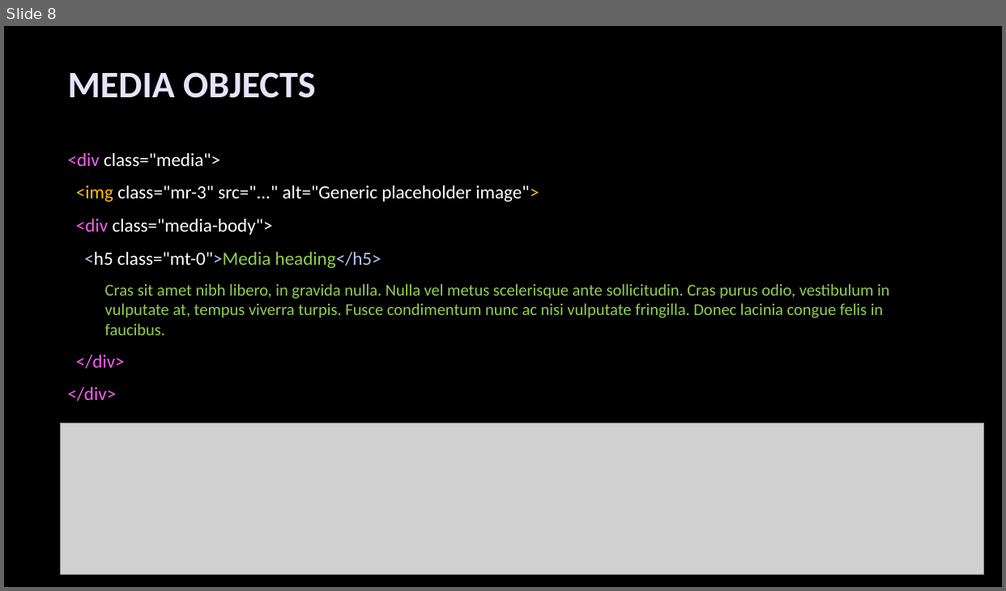
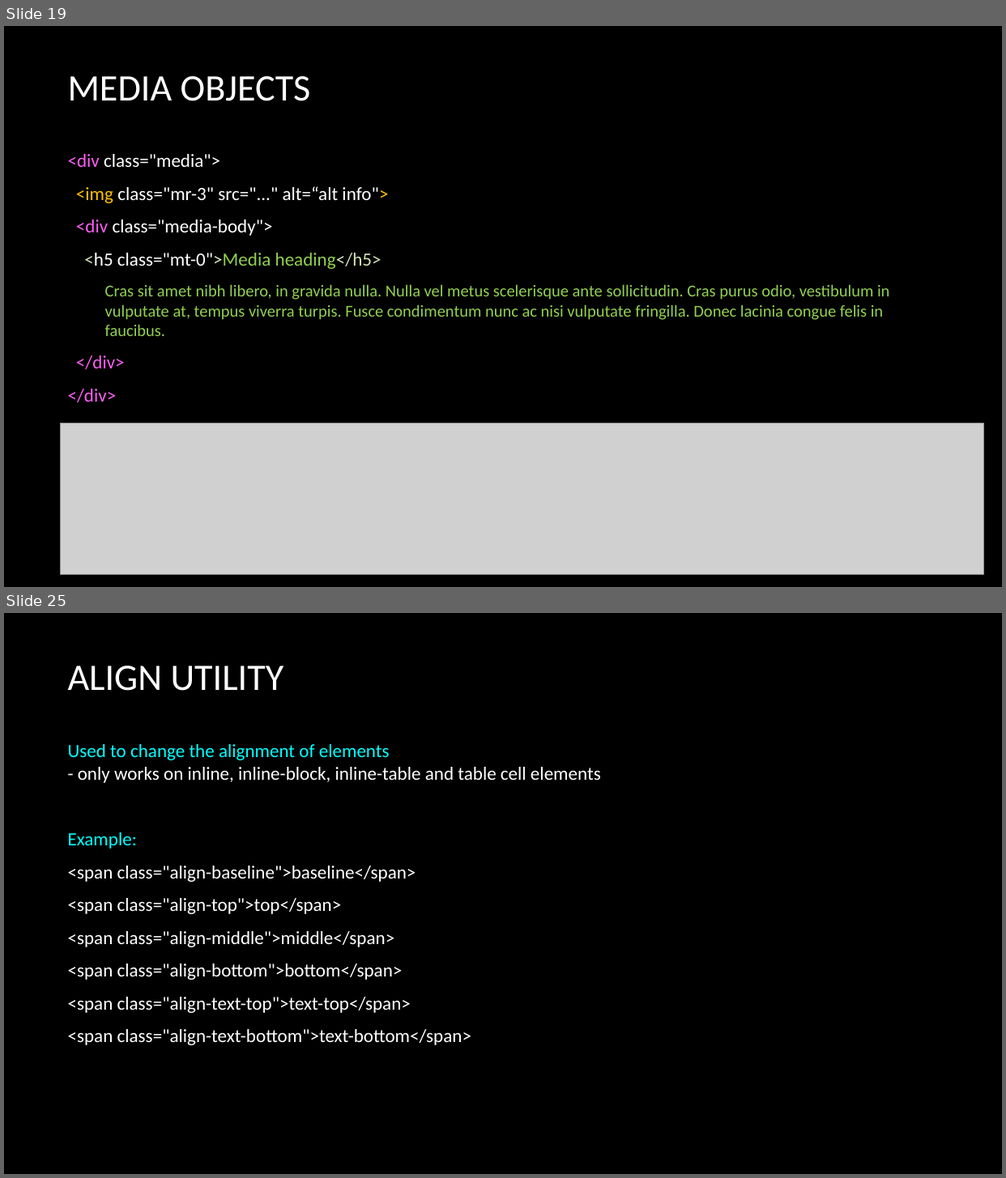
Before and after one commit to deepavn/bootstrap4, a slide deck: material/Bootstrap_Layout.pptx. Shown one above the other, each under a label of ours: slide 8 before the commit, slides 19 and 25 after it; the slides between them are not shown. The pictures are 1006x591 and 1006x1178 pixels, drawn with LibreOffice and Linux fonts; fonts in the diff are those of the drawing; grey boxes stand for pictures; background and template pictures are left out. Boxes give left, top, right and bottom in pixels: in the first picture for what was removed or moved away, otherwise in the second. Text is boxed around its words. In the diff, an @@ line names an element or a change of style, - is before the commit and + after.

```diff
--- a/material/Bootstrap_Layout.pptx
+++ b/material/Bootstrap_Layout.pptx
@@ slide 25 added at (x1=4, y1=613, x2=1002, y2=1174), background picture (left out) @@
@@ title added at (x1=68, y1=666, x2=284, y2=691), 36 pt, text #FFFFFF @@
+ALIGN UTILITY
@@ text added at (x1=68, y1=744, x2=601, y2=1046), 18 pt, text #FFFFFF @@
+Used to change the alignment of elements
+- only works on inline, inline-block, inline-table and table cell elements
+Example:
+<span class="align-baseline">baseline</span>
+<span class="align-top">top</span>
+<span class="align-middle">middle</span>
+<span class="align-bottom">bottom</span>
+<span class="align-text-top">text-top</span>
+<span class="align-text-bottom">text-bottom</span>
@@ what was slide 8 is now slide 19 @@
@@ slide 19 changed as well @@
@@ title "MEDIA OBJECTS" at (x1=68, y1=76, x2=311, y2=101): text colour #E7E3F9 to #FFFFFF, bold off @@
@@ text at (x1=76, y1=186, x2=388, y2=203): text changed @@
-<img class="mr-3" src="..." alt="Generic placeholder image">
+<img class="mr-3" src="..." alt=“alt info">
@@ text at (x1=84, y1=253, x2=381, y2=269): text colour #B5C8F5 to #D3E3B7 in "<h5 class="mt-0">Media heading</h5>" @@
```
Also in this commit, not shown: 5 other slides changed, 27 other slides added, 2 slides removed, 2 other files.
